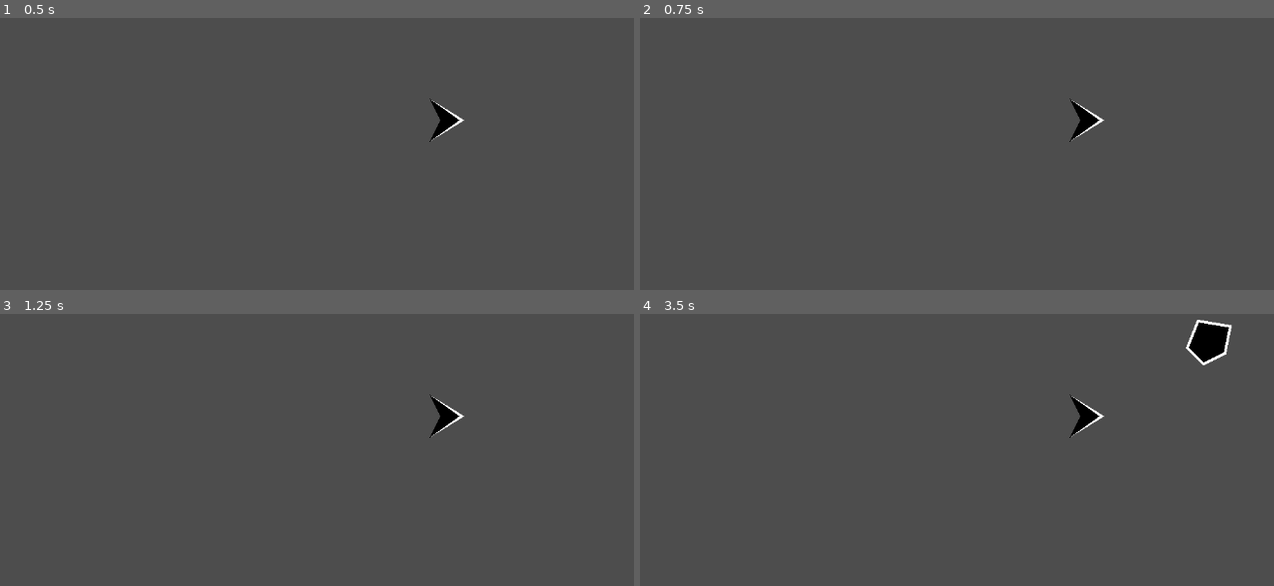
Above: before the commit, frames 1-4 (two rows, left to right).
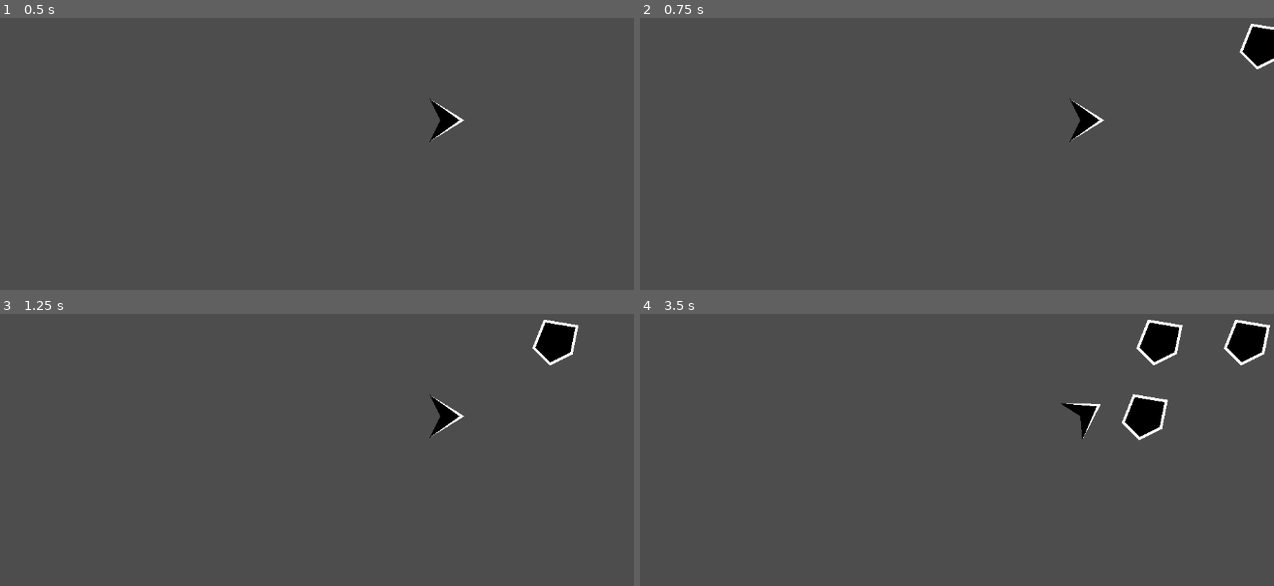
Above: after the commit, the same moments.

Repository: Cuckhands/monkey
Game: Godot game, scene res://test.tscn
The game is run twice, just before and just after one commit, with the same random seed, the same clock (stepped at 60 frames per second) and the same inputs. The project has no main scene, so this scene is started directly.
Inputs:
- Up to frame 1 (0.5 s): no input
- Up to frame 2 (0.75 s): tap Enter at 0.5 s
- Up to frame 3 (1.25 s): no input
- Up to frame 4 (3.5 s): no input

Frame 1 is identical in both runs. In frame 2, 0.7% of the frame differs, in the area x 94-100%, y 2-19%; in frame 3, 0.8%; in frame 4, 3.6%, in the area x 66-100%, y 2-47%.

Commit message:
Fixed the deletion of asteroids and changed the timer

Diff:
--- a/asteroid.gd
+++ b/asteroid.gd
@@ -12,6 +12,7 @@
 func _physics_process(_delta: float) -> void:
 	pass
 
-
+# BUG: This seems to break the game alongside the free from the follower code.
+# I've temporarily set it to just queue_free its parent (the follower) instead.
 func destroy() -> void:
-	queue_free()
+	get_parent().queue_free()
--- a/test.tscn
+++ b/test.tscn
@@ -19,7 +19,7 @@
 position = Vector2(864, 304)
 
 [node name="SpawnTimer" type="Timer" parent="."]
-wait_time = 3.0
+wait_time = 0.66
 autostart = true
 
 [connection signal="timeout" from="SpawnTimer" to="." method="_on_spawn_timer_timeout"]
